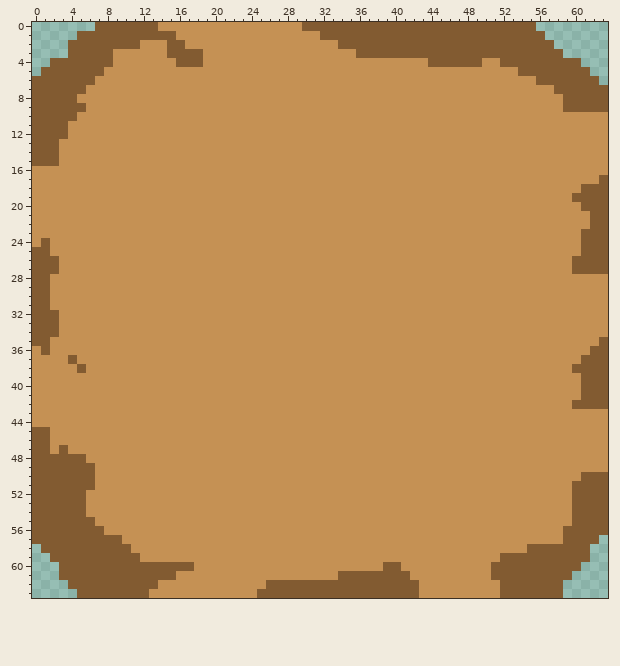
Pixel-art file, stored at Assets/Asesprite/Breakable_Base_Env_Tile.aseprite. The picture above is the old version.
64x64 pixels, 1 frame.
And afterwards:
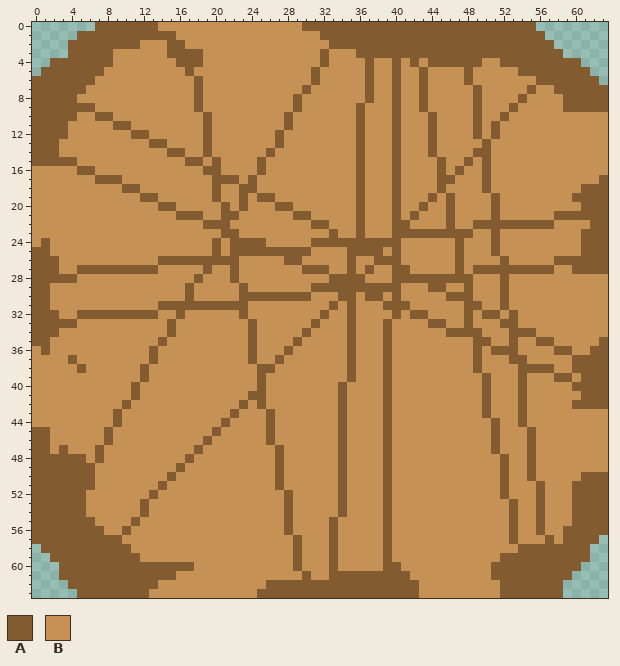
Palette (. is transparent): A #825b31  B #c59154
From old to new:
Colour B becomes colour A in row 2 at x 33; in row 3 at x 32; in row 4 at x 32, 37, 40 and 42; in row 5 at x 17, 31, 37, 40, 43 and 48; in row 6 at x 18, 31, 37, 40, 43 and 48; in row 7 at x 18, 30, 37, 40, 43, 49 and 55.
Colour B becomes colour A in row 8 at x 18, 29, 37, 40, 43, 49 and 54; in row 9 at x 6, 18, 29, 36, 40, 43, 49 and 53; in row 10 at x 7 to 8, 19, 28, 36, 40, 44, 49 and 52; in row 11 at x 9 to 10, 19, 28, 36, 40, 44, 49 and 51; in row 12 at x 11 to 12, 19, 27, 36, 40, 44, 49 and 51; in row 13 at x 13 to 14, 19, 27, 36, 40, 44 and 50.
Colour B becomes colour A in row 14 at x 15 to 16, 19, 26, 36, 40, 44 and 49 to 50; in row 15 at x 3 to 4, 17 to 18, 20, 25, 36, 40, 45, 48 and 50; in row 16 at x 5 to 6, 19 to 20, 25, 36, 40, 45, 47 and 50; in row 17 at x 7 to 9, 20 to 22, 24, 36, 40, 45 to 46 and 50; in row 18 at x 10 to 11, 20, 23 to 24, 36, 40, 45 and 50; in row 19 at x 12 to 13, 20, 23, 25 to 26, 36, 40, 44, 46 and 51.
Colour B becomes colour A in row 20 at x 14 to 15, 21, 23, 27 to 28, 36, 40, 43, 46 and 51; in row 21 at x 16 to 18, 21 to 22, 29 to 30, 36, 40, 42, 46, 51 and 58 to 61; in row 22 at x 19 to 21, 31 to 32, 36, 40 to 41, 46 and 49 to 57; in row 23 at x 21 to 22, 33, 36, 40 to 48 and 51; in row 24 at x 20, 22 to 25, 31 to 40, 47 and 51; in row 25 at x 20, 22 to 30, 35 to 38, 40, 47 and 51.
Colour B becomes colour A in row 26 at x 14 to 22, 28 to 29, 35, 38 to 40, 47, 52 and 58 to 59; in row 27 at x 5 to 13, 19, 22, 30 to 32, 35, 37, 40 to 41, 47 and 49 to 57; in row 28 at x 2 to 4, 18, 22, 33 to 36, 40 to 48 and 52; in row 29 at x 17, 23, 31 to 40, 44 to 45, 48 and 52; in row 30 at x 17, 23 to 30, 34 to 35, 37 to 38, 40, 46 to 48 and 52; in row 31 at x 14 to 23, 33, 35, 39 to 41, 48 to 49 and 52.
Colour B becomes colour A in row 32 at x 5 to 13, 16, 23, 32, 35, 40, 42 to 43, 48, 50 to 51 and 53; in row 33 at x 3 to 4, 15, 24, 31, 35, 39, 44 to 45, 48 and 52 to 53; in row 34 at x 15, 24, 30, 35, 39, 46 to 49 and 53 to 55; in row 35 at x 14, 24, 29, 35, 39, 49 to 50, 53 and 56 to 57; in row 36 at x 13, 24, 28, 35, 39, 49, 51 to 53 and 58 to 59; in row 37 at x 13, 24, 27, 35, 39, 49, 53 to 54 and 60.
Colour B becomes colour A in row 38 at x 12, 25 to 26, 35, 39, 49 and 54 to 57; in row 39 at x 12, 25, 35, 39, 50, 54 and 58 to 59; in row 40 at x 11, 25, 34, 39, 50, 54 and 60; in row 41 at x 11, 24 to 25, 34, 39, 50 and 54; in row 42 at x 10, 23, 25, 34, 39, 50 and 54; in row 43 at x 9, 22, 26, 34, 39, 50 and 54.
Colour B becomes colour A in row 44 at x 9, 21, 26, 34, 39, 51 and 54; in row 45 at x 8, 20, 26, 34, 39, 51 and 55; in row 46 at x 8, 19, 26, 34, 39, 51 and 55; in row 47 at x 7, 18, 27, 34, 39, 51 and 55; in row 48 at x 7, 17, 27, 34, 39, 52 and 55; in row 49 at x 16, 27, 34, 39, 52 and 55.
Colour B becomes colour A in row 50 at x 15, 27, 34, 39, 52 and 55; in row 51 at x 14, 27, 34, 39, 52 and 56; in row 52 at x 13, 28, 34, 39, 52 and 56; in rows 53 to 54 at x 12, 28, 34, 39, 53 and 56; in row 55 at x 11, 28, 33, 39, 53 and 56; in row 56 at x 10, 28, 33, 39, 53 and 56.
Colour B becomes colour A in row 57 at x 29, 33, 39, 53 and 57; in row 58 at x 29, 33, 39 and 54; in row 59 at x 29, 33 and 39; in row 60 at x 29 and 33; in row 61 at x 30 and 33.
Where, in picture pixels (left, top, right, bottom), the same in both pictures:
changed: (50, 40, 590, 580)
